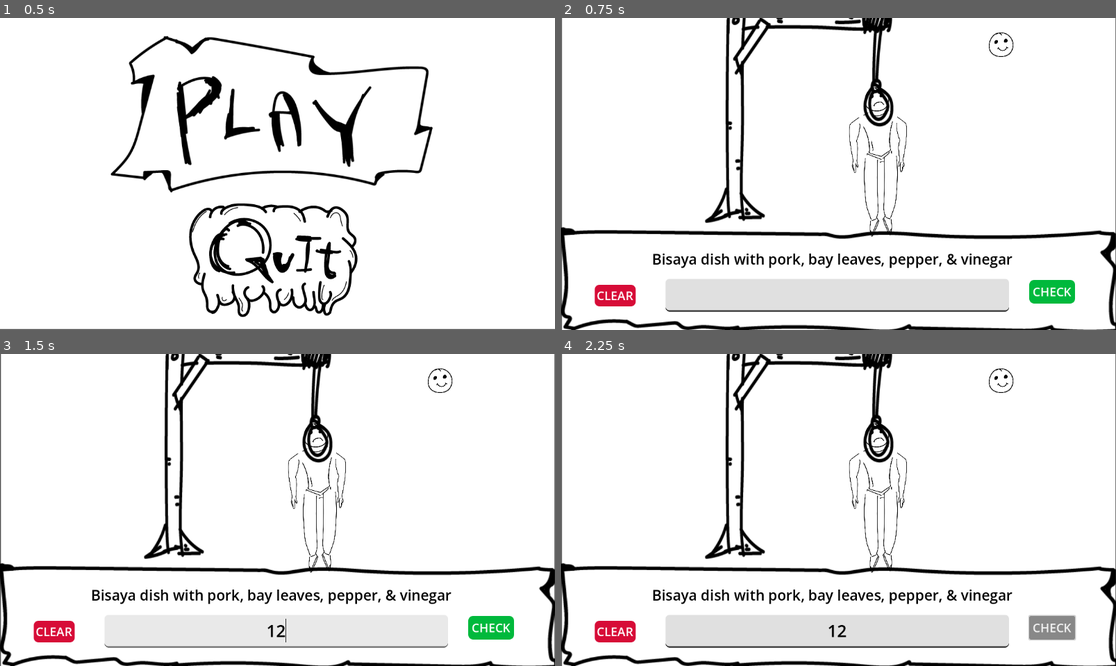
Above: before the commit, frames 1-4 (two rows, left to right).
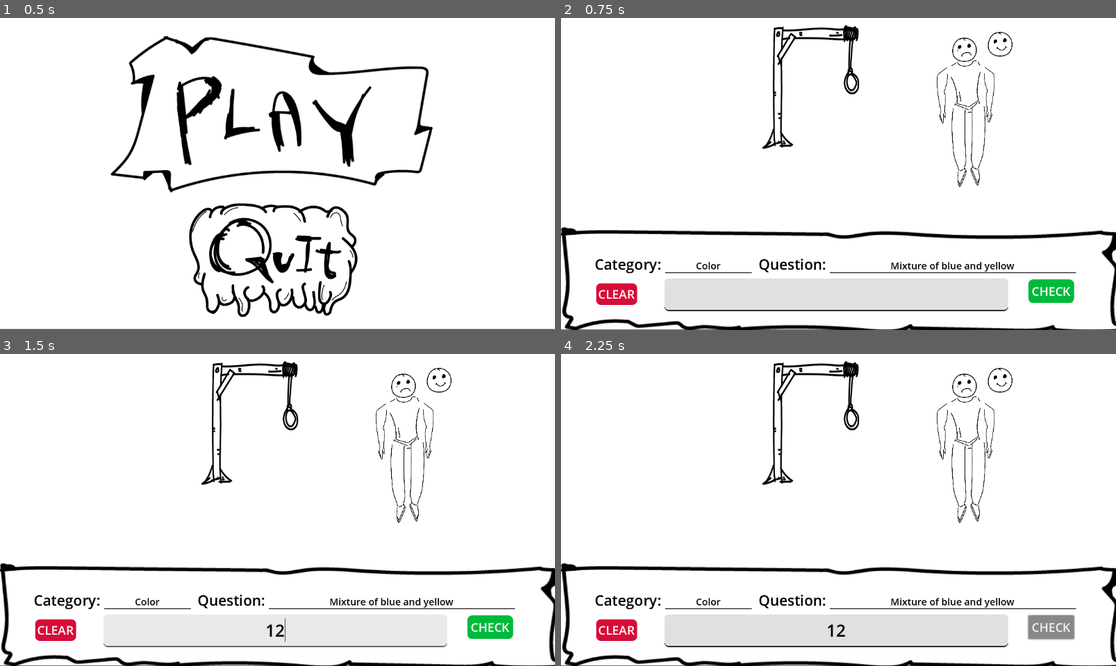
Above: after the commit, the same moments.

Repository: moshe002/HangMan_GodotPractice
Game: Godot game, scene res://main_scene.tscn
Same seed, same stepped clock (60 frames per second), same inputs: the game is played once before the commit and once after it.
Inputs (mouse positions are in pixels of both pictures, inside the frame that each line leads up to):
- Up to frame 1 (0.5 s): no input
- Up to frame 2 (0.75 s): click (832, 114) at 0.5 s
- Up to frame 3 (1.5 s): click (277, 631) at 1.27 s; type "12" at 1.35 s
- Up to frame 4 (2.25 s): click "CHECK" at 2 s

Frame 1 is identical in both runs. In frame 2, 8.8% of the frame differs, in the area x 0-100%, y 0-100%; in frame 3, 8.9%; in frame 4, 8.9%.

Commit message:
added questions and small changes

Diff:
--- a/data/QuestionsAndAnswers.json
+++ b/data/QuestionsAndAnswers.json
@@ -1,157 +1,207 @@
 [
-    {
-        "category": "Food",
-        "question": "Made with eggs, milk and sugar",
-        "answer": "Leche Flan"
-    },
-    {
-        "category": "Weather",
-        "question": "Destructive winds",
-        "answer": "Tornado"
-    },
-    {
-        "category": "Education",
-        "question": "Another term for tertiary education",
-        "answer": "College"
-    },
-    {
-        "category": "Science",
-        "question": "Smallest visible particle",
-        "answer": "Photon"
-    },
-    {
-        "category": "Science",
-        "question": "Is the sun a planet?",
-        "answer": "No"
-    },
-    {
-        "category": "Internet",
-        "question": "Famous app made in 2005",
-        "answer": "Youtube"
-    },
-    {
-        "category": "Streets",
-        "question": "Oldest Street in Cebu City",
-        "answer": "Colon Street"
-    },
-    {
-        "category": "Anime",
-        "question": "Anime that has the character Goku",
-        "answer": "Dragon Ball"
-    },
-    {
-        "category": "History",
-        "question": "Number of years the Spaniards colonized the Philippines",
-        "answer": "333 years"
-    },
-    {
-        "category": "Internet",
-        "question": "Most used social media app in the Philippines",
-        "answer": "Facebook"
-    },
-    {
-        "category": "Sport",
-        "question": "Most famous sport in the Philippines",
-        "answer": "Basketball"
-    },
-    {
-        "category": "Science",
-        "question": "Most important organ in the body",
-        "answer": "Brain"
-    },
-    {
-        "category": "Science",
-        "question": "Largest body of water",
-        "answer": "Ocean"
-    },
-    {
-        "category": "Superhero",
-        "question": "Who is Tony Stark?",
-        "answer": "Iron Man"
-    },
-    {
-        "category": "Countries",
-        "question": "Capital City of the Philippines",
-        "answer": "Manila"
-    },
-    {
-        "category": "Countries",
-        "question": "Capital City of America",
-        "answer": "Washington DC"
-    },
-    {
-        "category": "Animals",
-        "question": "Man's Bestfriend",
-        "answer": "Dog"
-    },
-    {
-        "category": "Animals",
-        "question": "Largest Reptile",
-        "answer": "Crocodile"
-    },
-    {
-        "category": "Movie",
-        "question": "Filipina singer who was in Mulan",
-        "answer": "Lea Salonga"
-    },
-    {
-        "category": "Movie",
-        "question": "Green ogre, friend of Donkey, husband of Fiona",
-        "answer": "Shrek"
-    },
-    {
-        "category": "Actors/Actresses",
-        "question": "Famous Chinese Actor who did his own stunts",
-        "answer": "Jackie Chan"
-    },
-    {
-        "category": "Internet",
-        "question": "Most famous search engine",
-        "answer": "Google"
-    },
-    {
-        "category": "Superhero",
-        "question": "What superhero group/team was Batman in",
-        "answer": "Justice League"
-    },
-    {
-        "category": "Cartoon",
-        "question": "Famous cartoon duo that hates each other",
-        "answer": "Tom and Jerry"
-    },
-    {
-        "category": "Sport",
-        "question": "Biggest sport event in the world",
-        "answer": "Olympics"
-    },
-    {
-        "category": "Math",
-        "question": "5 * 5 + (6 + 2) + (12 - (12 / 2))",
-        "answer": "39"
-    },
-    {
-        "category": "Movie",
-        "question": "Museum comes alive at night",
-        "answer": "Night at the Museum"
-    },
-    {
-        "category": "Movie",
-        "question": "Museum comes alive at night",
-        "answer": "Night at the Museum"
-    },
-    {
-        "category": "Movie",
-        "question": "Main actor in the movie Johnny English",
-        "answer": "Rowan Atkinson"
-    },
-    {
-        "category": "Internet",
-        "question": "Creator of Facebook",
-        "answer": "Mark Zuckerberg"
-    },
-    {
-        "category": "Sport",
-        "question": "Famous Boxer in the Philippines",
-        "answer": "Manny Pacquiao"
-    }
+	{
+		"category": "Food",
+		"question": "Made with eggs, milk and sugar",
+		"answer": "Leche Flan"
+	},
+	{
+		"category": "Weather",
+		"question": "Destructive winds",
+		"answer": "Tornado"
+	},
+	{
+		"category": "Education",
+		"question": "Another term for tertiary education",
+		"answer": "College"
+	},
+	{
+		"category": "Science",
+		"question": "Smallest visible particle",
+		"answer": "Photon"
+	},
+	{
+		"category": "Science",
+		"question": "Is the sun a planet?",
+		"answer": "No"
+	},
+	{
+		"category": "Internet",
+		"question": "Famous app made in 2005",
+		"answer": "Youtube"
+	},
+	{
+		"category": "Streets",
+		"question": "Oldest Street in Cebu City",
+		"answer": "Colon Street"
+	},
+	{
+		"category": "Anime",
+		"question": "Anime that has the character Goku",
+		"answer": "Dragon Ball"
+	},
+	{
+		"category": "History",
+		"question": "Number of years the Spaniards colonized the Philippines",
+		"answer": "333 years"
+	},
+	{
+		"category": "Internet",
+		"question": "Most used social media app in the Philippines",
+		"answer": "Facebook"
+	},
+	{
+		"category": "Sport",
+		"question": "Most famous sport in the Philippines",
+		"answer": "Basketball"
+	},
+	{
+		"category": "Science",
+		"question": "Most important organ in the body",
+		"answer": "Brain"
+	},
+	{
+		"category": "Science",
+		"question": "Largest body of water",
+		"answer": "Ocean"
+	},
+	{
+		"category": "Superhero",
+		"question": "Who is Tony Stark?",
+		"answer": "Iron Man"
+	},
+	{
+		"category": "Countries",
+		"question": "Capital City of the Philippines",
+		"answer": "Manila"
+	},
+	{
+		"category": "Countries",
+		"question": "Capital City of America",
+		"answer": "Washington DC"
+	},
+	{
+		"category": "Animals",
+		"question": "Man's Bestfriend",
+		"answer": "Dog"
+	},
+	{
+		"category": "Animals",
+		"question": "Largest Reptile",
+		"answer": "Crocodile"
+	},
+	{
+		"category": "Movie",
+		"question": "Filipina singer who was in Mulan",
+		"answer": "Lea Salonga"
+	},
+	{
+		"category": "Movie",
+		"question": "Green ogre, friend of Donkey, husband of Fiona",
+		"answer": "Shrek"
+	},
+	{
+		"category": "Actors/Actresses",
+		"question": "Famous Chinese Actor who did his own stunts",
+		"answer": "Jackie Chan"
+	},
+	{
+		"category": "Internet",
+		"question": "Most famous search engine",
+		"answer": "Google"
+	},
+	{
+		"category": "Superhero",
+		"question": "What superhero group/team was Batman in",
+		"answer": "Justice League"
+	},
+	{
+		"category": "Cartoon",
+		"question": "Famous cartoon duo that hates each other",
+		"answer": "Tom and Jerry"
+	},
+	{
+		"category": "Sport",
+		"question": "Biggest sport event in the world",
+		"answer": "Olympics"
+	},
+	{
+		"category": "Math",
+		"question": "5 * 5 + (6 + 2) + (12 - (12 / 2))",
+		"answer": "39"
+	},
+	{
+		"category": "Movie",
+		"question": "Museum comes alive at night",
+		"answer": "Night at the Museum"
+	},
+	{
+		"category": "Movie",
+		"question": "Museum comes alive at night",
+		"answer": "Night at the Museum"
+	},
+	{
+		"category": "Movie",
+		"question": "Main actor in the movie Johnny English",
+		"answer": "Rowan Atkinson"
+	},
+	{
+		"category": "Internet",
+		"question": "Creator of Facebook",
+		"answer": "Mark Zuckerberg"
+	},
+	{
+		"category": "Sport",
+		"question": "Famous Boxer in the Philippines",
+		"answer": "Manny Pacquiao"
+	},
+	{
+		"category": "Video Game",
+		"question": "His brother is Luigi",
+		"answer": "Mario"
+	},
+	{
+		"category": "Countries",
+		"question": "Capital City of Thailand",
+		"answer": "Bangkok"
+	},
+	{
+		"category": "Movie",
+		"question": "Main actor of I Am Legend",
+		"answer": "Will Smith"
+	},
+	{
+		"category": "Food",
+		"question": "Made with chicken, soy sauce and garlic",
+		"answer": "Chicken Adobo"
+	},
+	{
+		"category": "Science",
+		"question": "Smallest unit of matter",
+		"answer": "Atom"
+	},
+	{
+		"category": "Movie",
+		"question": "Disney princess that died eating an apple",
+		"answer": "Snow White"
+	},
+	{
+		"category": "Movie",
+		"question": "Kid raised by gorillas and monkeys",
+		"answer": "Tarzan"
+	},
+	{
+		"category": "Countries",
+		"question": "Capital City of Malaysia",
+		"answer": "Kuala Lumpur"
+	},
+	{
+		"category": "Language",
+		"question": "English translation of 'kumakain'",
+		"answer": "Eating"
+	},
+	{
+		"category": "Color",
+		"question": "Mixture of blue and yellow",
+		"answer": "Green"
+	}
 ]
--- a/game_scene.tscn
+++ b/game_scene.tscn
@@ -11,6 +11,7 @@
 [ext_resource type="Texture2D" uid="uid://dbqi62etohyhs" path="res://assets/left_leg.png" id="7_56ktb"]
 [ext_resource type="Texture2D" uid="uid://4si46vpue2hi" path="res://assets/right_leg.png" id="8_vwe6d"]
 [ext_resource type="Texture2D" uid="uid://bia6ie533c5on" path="res://assets/torso.png" id="9_uvdty"]
+[ext_resource type="Script" path="res://scripts/QuestionLabel.gd" id="12_1kk8y"]
 
 [sub_resource type="StyleBoxFlat" id="StyleBoxFlat_xe77x"]
 bg_color = Color(0.858824, 0.858824, 0.858824, 0.862745)
@@ -38,19 +39,23 @@
 corner_radius_bottom_right = 10
 corner_radius_bottom_left = 10
 
+[sub_resource type="StyleBoxFlat" id="StyleBoxFlat_pcu32"]
+bg_color = Color(0.6, 0.6, 0.6, 0)
+border_width_bottom = 2
+border_color = Color(0.0745098, 0.0745098, 0.0745098, 1)
+
 [node name="GameScene" type="Node2D"]
 
 [node name="WhiteBackground" type="ColorRect" parent="."]
-offset_left = 2.0
-offset_right = 1151.0
-offset_bottom = 648.0
+offset_top = -1.0
+offset_right = 1152.0
+offset_bottom = 647.0
 
 [node name="RectDesignInput" type="TextureRect" parent="WhiteBackground"]
 layout_mode = 0
-offset_left = -5.0
-offset_top = 434.0
-offset_right = 1157.0
-offset_bottom = 655.0
+offset_top = 435.0
+offset_right = 1162.0
+offset_bottom = 656.0
 texture = ExtResource("1_j5q26")
 
 [node name="LineEdit" type="LineEdit" parent="WhiteBackground"]
@@ -69,11 +74,12 @@
 
 [node name="HangPlatform" type="TextureRect" parent="WhiteBackground"]
 layout_mode = 0
-offset_left = 297.0
-offset_top = -29.0
-offset_right = 688.0
-offset_bottom = 426.0
+offset_left = 418.0
+offset_top = 16.0
+offset_right = 619.0
+offset_bottom = 273.0
 texture = ExtResource("2_tdqyw")
+expand_mode = 1
 
 [node name="CheckButton" type="Button" parent="WhiteBackground"]
 layout_mode = 0
@@ -89,10 +95,10 @@
 
 [node name="ClearButton" type="Button" parent="WhiteBackground"]
 layout_mode = 0
-offset_left = 68.0
-offset_top = 554.0
-offset_right = 153.0
-offset_bottom = 599.0
+offset_left = 73.0
+offset_top = 552.0
+offset_right = 158.0
+offset_bottom = 597.0
 theme_override_colors/font_color = Color(1, 1, 1, 1)
 theme_override_font_sizes/font_size = 25
 theme_override_styles/normal = SubResource("StyleBoxFlat_6hty4")
@@ -101,10 +107,10 @@
 
 [node name="SadHead" type="TextureRect" parent="WhiteBackground"]
 layout_mode = 0
-offset_left = 628.0
-offset_top = 144.0
-offset_right = 679.0
-offset_bottom = 194.0
+offset_left = 812.0
+offset_top = 42.0
+offset_right = 863.0
+offset_bottom = 92.0
 texture = ExtResource("3_tkqqk")
 expand_mode = 1
 
@@ -119,60 +125,93 @@
 
 [node name="LeftArm" type="TextureRect" parent="WhiteBackground"]
 layout_mode = 0
-offset_left = 596.0
-offset_top = 206.0
-offset_right = 619.0
-offset_bottom = 322.0
+offset_left = 780.0
+offset_top = 104.0
+offset_right = 803.0
+offset_bottom = 220.0
 texture = ExtResource("5_28utr")
 expand_mode = 1
 
 [node name="RightArm" type="TextureRect" parent="WhiteBackground"]
 layout_mode = 0
-offset_left = 694.0
-offset_top = 205.0
-offset_right = 716.0
-offset_bottom = 320.0
+offset_left = 878.0
+offset_top = 103.0
+offset_right = 900.0
+offset_bottom = 218.0
 texture = ExtResource("6_1btuc")
 expand_mode = 1
 
 [node name="LeftLeg" type="TextureRect" parent="WhiteBackground"]
 layout_mode = 0
-offset_left = 627.0
-offset_top = 291.0
-offset_right = 658.0
-offset_bottom = 454.0
+offset_left = 811.0
+offset_top = 189.0
+offset_right = 842.0
+offset_bottom = 352.0
 texture = ExtResource("7_56ktb")
 expand_mode = 1
 
 [node name="RightLeg" type="TextureRect" parent="WhiteBackground"]
 layout_mode = 0
-offset_left = 666.0
-offset_top = 286.0
-offset_right = 697.0
-offset_bottom = 451.0
+offset_left = 850.0
+offset_top = 184.0
+offset_right = 881.0
+offset_bottom = 349.0
 texture = ExtResource("8_vwe6d")
 expand_mode = 1
 
 [node name="Torso" type="TextureRect" parent="WhiteBackground"]
 layout_mode = 0
-offset_left = 625.0
-offset_top = 191.0
-offset_right = 687.0
-offset_bottom = 300.0
+offset_left = 809.0
+offset_top = 89.0
+offset_right = 871.0
+offset_bottom = 198.0
 texture = ExtResource("9_uvdty")
 expand_mode = 1
 
-[node name="Label" type="Label" parent="WhiteBackground"]
-layout_mode = 0
-offset_left = 187.0
-offset_top = 465.0
-offset_right = 935.0
+[node name="Question" type="Label" parent="WhiteBackground"]
+layout_mode = 0
+offset_left = 558.0
+offset_top = 460.0
+offset_right = 1069.0
+offset_bottom = 531.0
+theme_override_colors/font_color = Color(0, 0, 0, 1)
+theme_override_font_sizes/font_size = 20
+theme_override_styles/normal = SubResource("StyleBoxFlat_pcu32")
+horizontal_alignment = 1
+vertical_alignment = 2
+script = ExtResource("12_1kk8y")
+
+[node name="Category" type="Label" parent="WhiteBackground"]
+layout_mode = 0
+offset_left = 216.0
+offset_top = 466.0
+offset_right = 396.0
+offset_bottom = 531.0
+theme_override_colors/font_color = Color(0, 0, 0, 1)
+theme_override_font_sizes/font_size = 20
+theme_override_styles/normal = SubResource("StyleBoxFlat_pcu32")
+horizontal_alignment = 1
+vertical_alignment = 2
+
+[node name="CategoryLabel" type="Label" parent="WhiteBackground"]
+layout_mode = 0
+offset_left = 70.0
+offset_top = 491.0
+offset_right = 207.0
 offset_bottom = 536.0
 theme_override_colors/font_color = Color(0, 0, 0, 1)
 theme_override_font_sizes/font_size = 30
-text = "Bisaya dish with pork, bay leaves, pepper, & vinegar"
-horizontal_alignment = 1
-vertical_alignment = 1
+text = "Category:"
+
+[node name="QuestionLabel" type="Label" parent="WhiteBackground"]
+layout_mode = 0
+offset_left = 410.0
+offset_top = 491.0
+offset_right = 550.0
+offset_bottom = 536.0
+theme_override_colors/font_color = Color(0, 0, 0, 1)
+theme_override_font_sizes/font_size = 30
+text = "Question:"
 
 [connection signal="pressed" from="WhiteBackground/CheckButton" to="WhiteBackground/CheckButton" method="_on_pressed"]
 [connection signal="pressed" from="WhiteBackground/ClearButton" to="WhiteBackground/ClearButton" method="_on_pressed"]
--- a/scripts/CheckButton.gd
+++ b/scripts/CheckButton.gd
@@ -1,15 +1,22 @@
 extends Button
 # CHECK BUTTON TEXT/INPUT
 var inputText
-
+var answer
 # gets the input text field node
 func _ready():
 	inputText = get_node("/root/GameScene/WhiteBackground/LineEdit")
+	answer = get_node("/root/GameScene/WhiteBackground/Question")
 
 func _on_pressed():
 	if inputText != null: # checks if node exists
 		if inputText.text != "": # checks if node does have input
-			var answer = inputText.text.to_lower()
-			print(answer)
+			var userInput = inputText.text.to_lower()
+			print(userInput)
+			var realAnswer = answer.finalData.answer.to_lower()
+			if realAnswer == userInput:
+				print("Correct answer")
+				#inputText.text = ""
+			else:
+				print("Wrong answer")
 		else:
 			print("Empty field")
--- /dev/null
+++ b/scripts/QuestionLabel.gd
@@ -0,0 +1,23 @@
+extends Label
+
+# we can do array.size() to get its length
+# we can also do len(array) to get its length
+# len() can be used for anything, not just arrays
+var finalData
+func _ready(): # on load it gets the data from the JSON file
+	# Create a file object.
+	var file = FileAccess.open("res://data/QuestionsAndAnswers.json", FileAccess.READ)
+	var categoryLabel = get_node("/root/GameScene/WhiteBackground/Category") # get the category label node
+	# Get the content of the file as a string.
+	var content_as_text = file.get_as_text()
+
+	# Close the file.
+	file.close()
+
+	# Parse the JSON text into a dictionary.
+	var content_as_dictionary = JSON.parse_string(content_as_text)
+	# content_as_dictionary[0].category, content_as_dictionary[0].question, content_as_dictionary[0].answer
+	finalData = content_as_dictionary[randi() % content_as_dictionary.size()] # this gets a random object in the array (JSON file)
+	self.text = finalData.question
+	categoryLabel.text = finalData.category
+	print(finalData)
Not shown: 1 places in game_scene.tscn that only renumber resources
